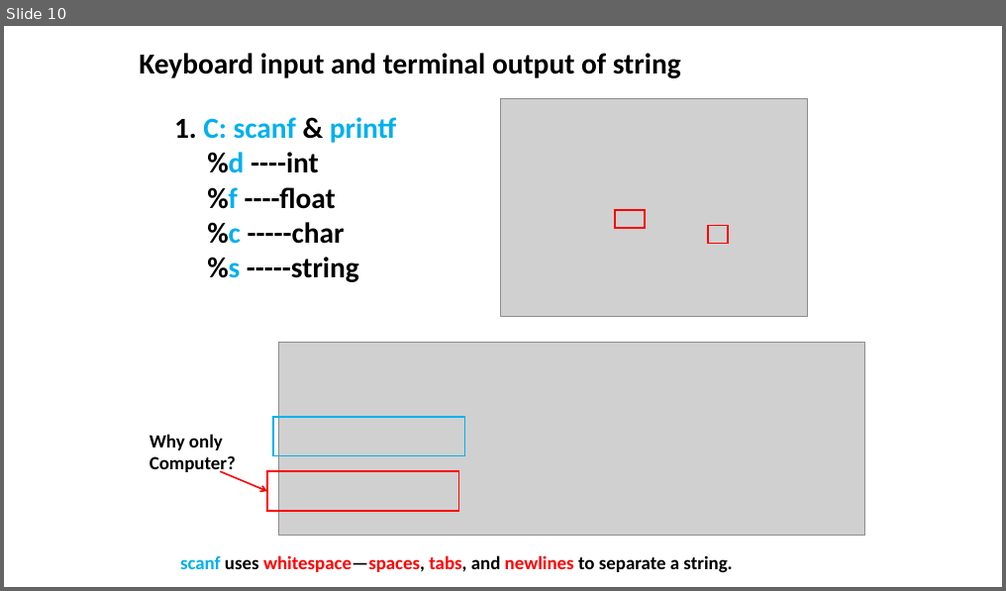
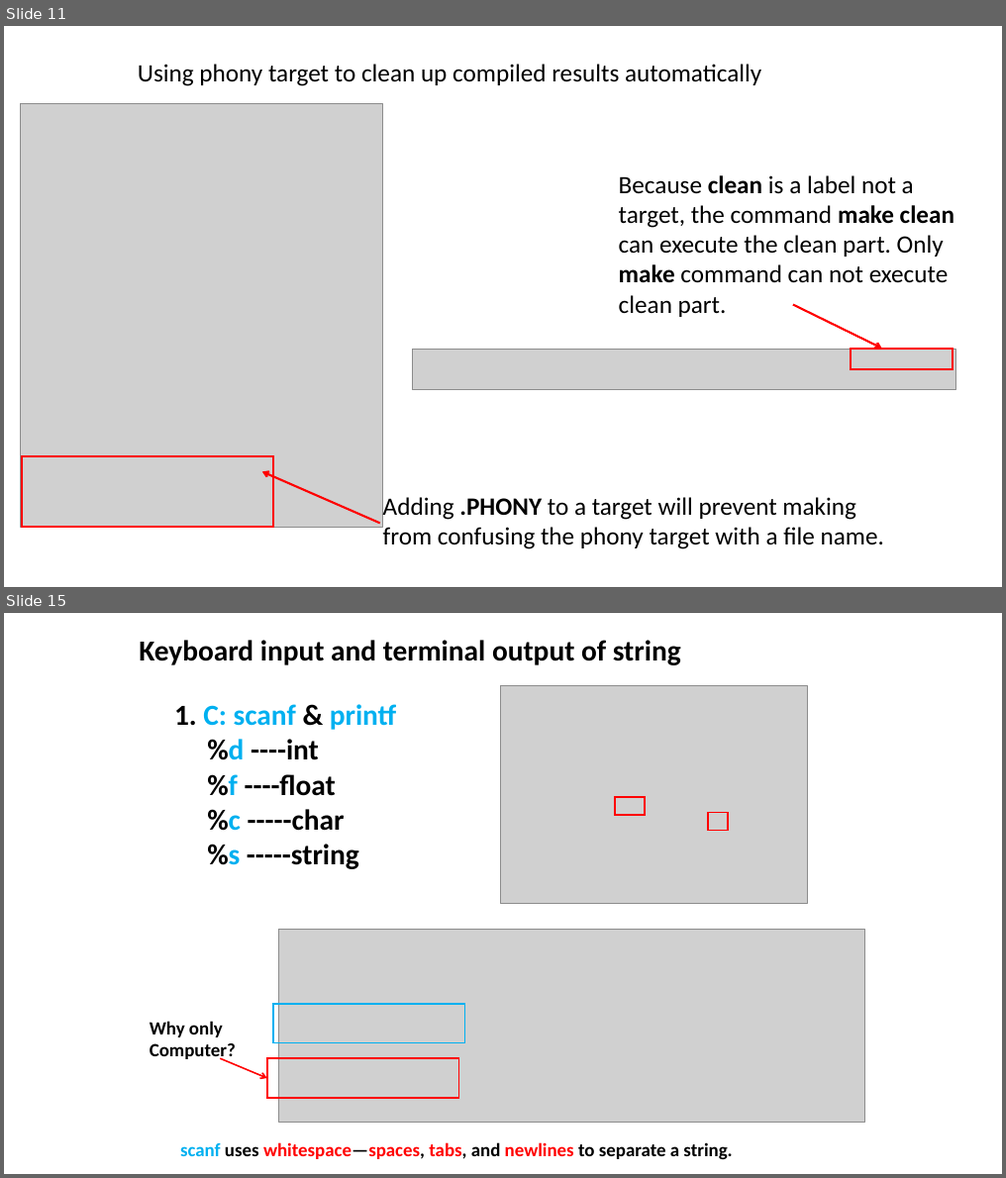
Before and after one commit to ShiqiYu/CPP, a slide deck: week04/Lab04.pptx. Shown one above the other, each under a label of ours: slide 10 before the commit, slides 11 and 15 after it; the slides between them are not shown. The pictures are 1006x591 and 1006x1178 pixels, drawn with LibreOffice and Linux fonts; fonts in the diff are those of the drawing; grey boxes stand for pictures; background and template pictures are left out. Boxes give left, top, right and bottom in pixels: in the first picture for what was removed or moved away, otherwise in the second. Text is boxed around its words. In the diff, an @@ line names an element or a change of style, - is before the commit and + after.

```diff
--- a/week04/Lab04.pptx
+++ b/week04/Lab04.pptx
@@ slide 11 added at <box>4,26,1002,587</box>, background #FFFFFF @@
@@ text added at <box>138,64,761,86</box>, 24 pt, text #000000 @@
+Using phony target to clean up compiled results automatically
@@ picture added at <box>21,104,383,528</box> @@
@@ text added at <box>619,175,954,317</box>, 24 pt, text #000000 @@
+  Because clean is a label not a target, the command make clean can execute the clean part. Only make command can not execute clean part.
@@ arrow added from (793, 304) to (882, 349), #FF0000 2 pt @@
@@ picture added at <box>412,350,956,390</box> @@
@@ rectangle added at <box>850,349,952,371</box>, outline #FF0000 2 pt @@
@@ rectangle added at <box>21,457,272,528</box>, outline #FF0000 2 pt @@
@@ arrow added from (380, 524) to (262, 472), #FF0000 2 pt @@
@@ text added at <box>383,497,884,550</box>, 24 pt, text #000000 @@
+  Adding .PHONY to a target will prevent making from confusing the phony target with a file name.
@@ what was slide 10 is now slide 15 @@
```
Also in this commit, not shown: 3 slides changed, 15 other slides added, 22 slides removed.
